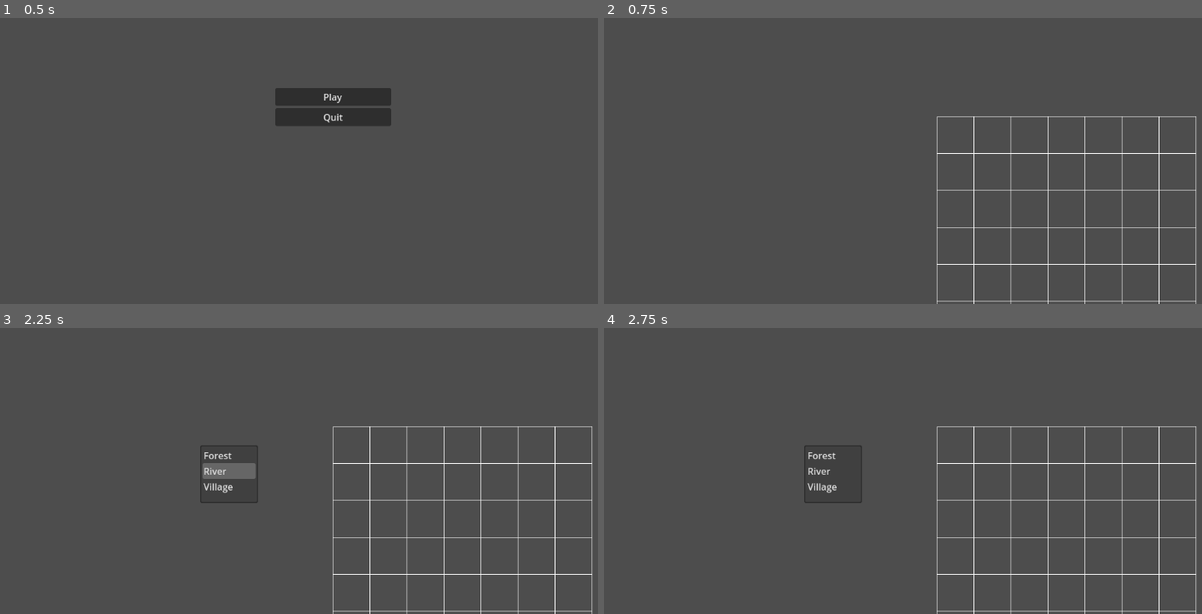
Above: before the commit, frames 1-4 (two rows, left to right).
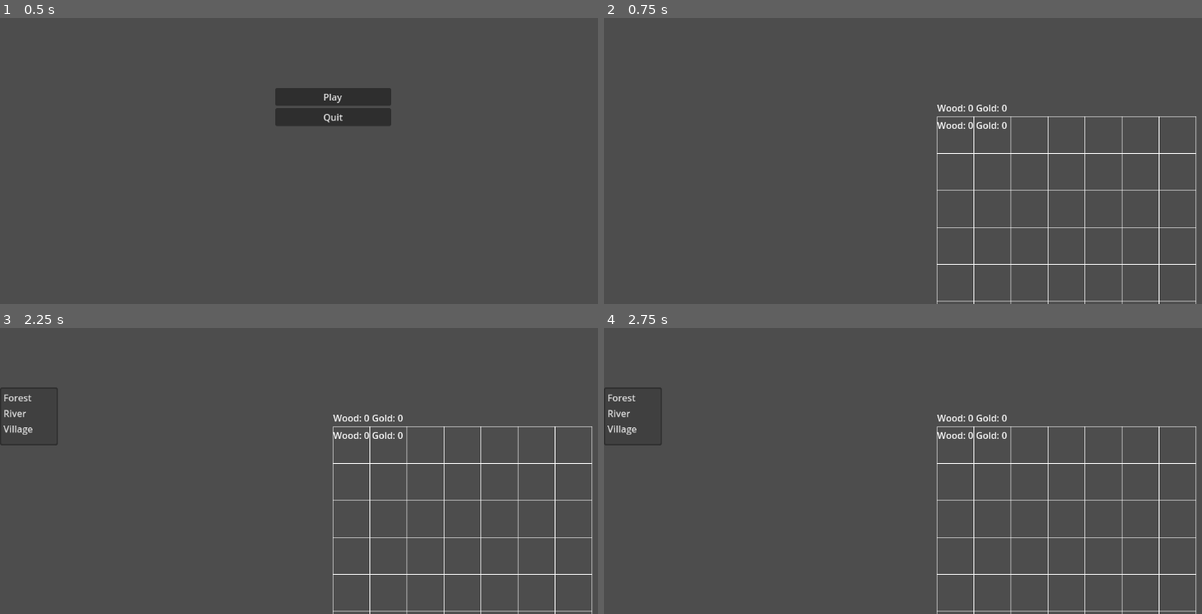
Above: after the commit, the same moments.

Repository: CloneDeath/TCGGame
Game: Godot game, scene res://Scenes/MainMenu.tscn
Same seed, same stepped clock (60 frames per second), same inputs: the game is played once before the commit and once after it.
Inputs (mouse positions are in pixels of both pictures, inside the frame that each line leads up to):
- Up to frame 1 (0.5 s): no input
- Up to frame 2 (0.75 s): click "Play" at 0.5 s
- Up to frame 3 (2.25 s): tap Enter (ui_accept) at 1.25, 1.52, 2 s; move the mouse to (478, 408) at 1.27 s; click (478, 408) at 1.42 s; drag from (197, 445) to (299, 502) at 2.02 s
- Up to frame 4 (2.75 s): no input

Frame 1 is identical in both runs. In frame 2, 0.3% of the frame differs, in the area x 55-68%, y 30-39%; in frame 3, 1.3%, in the area x 0-68%, y 20-62%; in frame 4, 0.9%.

Commit message:
Merge master into work

Diff:
--- a/Scenes/Battlefield.gd
+++ b/Scenes/Battlefield.gd
@@ -14,6 +14,20 @@
 
 @onready var build_menu := $BuildMenu
 @onready var camera := $Camera2D
+@onready var player_wood_label := $PlayerResources/PlayerWood
+@onready var player_gold_label := $PlayerResources/PlayerGold
+@onready var opponent_wood_label := $OpponentResources/OpponentWood
+@onready var opponent_gold_label := $OpponentResources/OpponentGold
+
+var player_resources := {
+    "Wood": 0,
+    "Gold": 0,
+}
+
+var opponent_resources := {
+    "Wood": 0,
+    "Gold": 0,
+}
 
 var dragging := false
 var last_mouse_pos := Vector2.ZERO
@@ -27,6 +41,12 @@
     for name in tile_scenes.keys():
         build_menu.add_item(name)
     build_menu.connect("id_pressed", _on_build_menu_id_pressed)
+    _update_resource_labels()
+
+    # Center the battlefield within the viewport
+    var viewport_size = get_viewport_rect().size
+    var grid_pixel_size = Vector2(grid_size) * cell_size
+    position = (viewport_size - grid_pixel_size) / 2
 
 func _draw():
     var width = grid_size.x
@@ -46,7 +66,7 @@
 func _input(event):
     if event is InputEventMouseButton:
         if event.button_index == MOUSE_BUTTON_LEFT and event.pressed:
-            var pos = event.position
+            var pos = to_local(event.position)
             var cell = Vector2i(int(pos.x / cell_size.x), int(pos.y / cell_size.y))
             if cell.x < 0 or cell.y < 0 or cell.x >= grid_size.x or cell.y >= grid_size.y:
                 return
@@ -72,3 +92,9 @@
     add_child(tile)
     tile.position = Vector2(selected_cell.x, selected_cell.y) * cell_size
     tiles[selected_cell.y][selected_cell.x] = tile
+
+func _update_resource_labels():
+    player_wood_label.text = "Wood: %d" % player_resources["Wood"]
+    player_gold_label.text = "Gold: %d" % player_resources["Gold"]
+    opponent_wood_label.text = "Wood: %d" % opponent_resources["Wood"]
+    opponent_gold_label.text = "Gold: %d" % opponent_resources["Gold"]
--- a/Scenes/Battlefield.tscn
+++ b/Scenes/Battlefield.tscn
@@ -9,3 +9,33 @@
 
 [node name="Camera2D" type="Camera2D" parent="."]
 current = true
+
+[node name="OpponentResources" type="HBoxContainer" parent="."]
+anchor_right = 1.0
+anchor_bottom = 0.0
+offset_left = 0.0
+offset_top = 0.0
+offset_right = 0.0
+offset_bottom = 30.0
+
+[node name="OpponentWood" type="Label" parent="OpponentResources"]
+text = "Wood: 0"
+
+[node name="OpponentGold" type="Label" parent="OpponentResources"]
+text = "Gold: 0"
+
+[node name="PlayerResources" type="HBoxContainer" parent="."]
+anchor_left = 0.0
+anchor_top = 1.0
+anchor_right = 1.0
+anchor_bottom = 1.0
+offset_left = 0.0
+offset_top = -30.0
+offset_right = 0.0
+offset_bottom = 0.0
+
+[node name="PlayerWood" type="Label" parent="PlayerResources"]
+text = "Wood: 0"
+
+[node name="PlayerGold" type="Label" parent="PlayerResources"]
+text = "Gold: 0"
